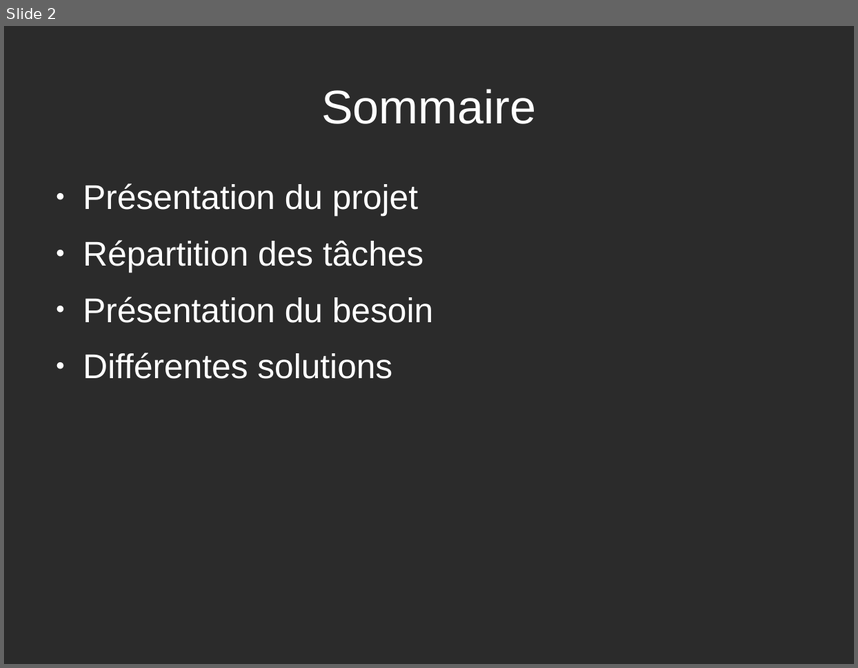
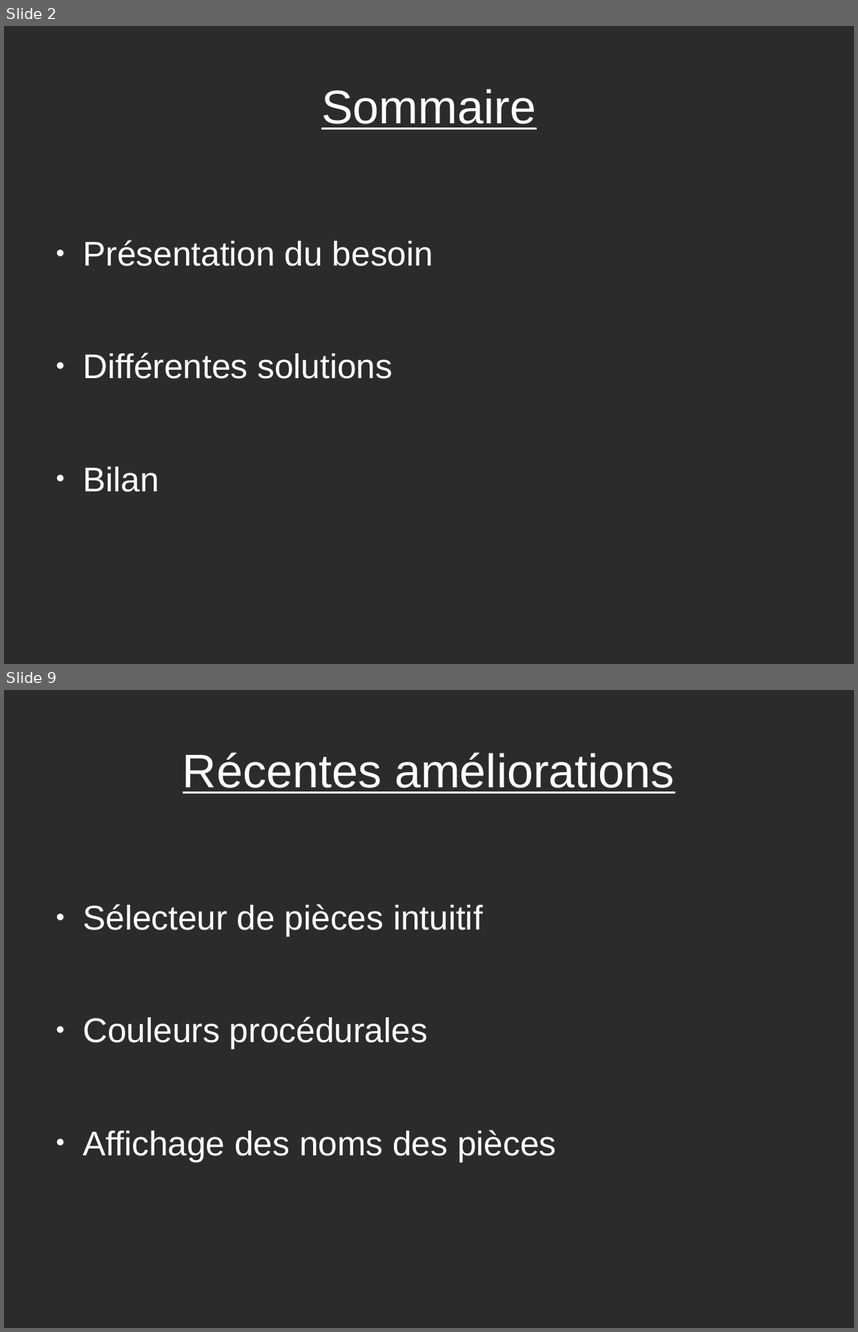
Before and after one commit to VisiteVirtuelle/-diteur-de-maison, a slide deck: Thomas Duditlieux - Diapo de Projet.odp. Shown one above the other, each under a label of ours: slide 2 before the commit, slides 2 and 9 after it; the slides between them are not shown. The pictures are 858x668 and 858x1332 pixels, drawn with LibreOffice and Linux fonts; fonts in the diff are those of the drawing; background and template pictures are left out; a plain dark background stands for a picture behind light text. Boxes give left, top, right and bottom in pixels: in the first picture for what was removed or moved away, otherwise in the second. Text is boxed around its words. In the diff, an @@ line names an element or a change of style, - is before the commit and + after.

```diff
--- a/Thomas Duditlieux - Diapo de Projet.odp
+++ b/Thomas Duditlieux - Diapo de Projet.odp
@@ slide 9 added at bbox=[4, 690, 854, 1328], background picture (left out) @@
@@ title added at bbox=[183, 752, 675, 793], 44 pt, text #FFFFFF, underline @@
+Récentes améliorations
@@ text added at bbox=[83, 904, 557, 1161], 32 pt, text #FFFFFF @@
+● Sélecteur de pièces intuitif
+● Couleurs procédurales
+● Affichage des noms des pièces
@@ slide 2 changed as well @@
@@ title "Sommaire" at bbox=[321, 89, 536, 129]: underline on @@
@@ text at bbox=[83, 183, 424, 272]: paragraphs removed @@
-● Présentation du projet
-● Répartition des tâches
@@ text at bbox=[83, 466, 159, 492]: paragraph added @@
+● Bilan
```
Also in this commit, not shown: 1 other slide changed, 7 other slides added, 1 slide removed, 1 other file.
